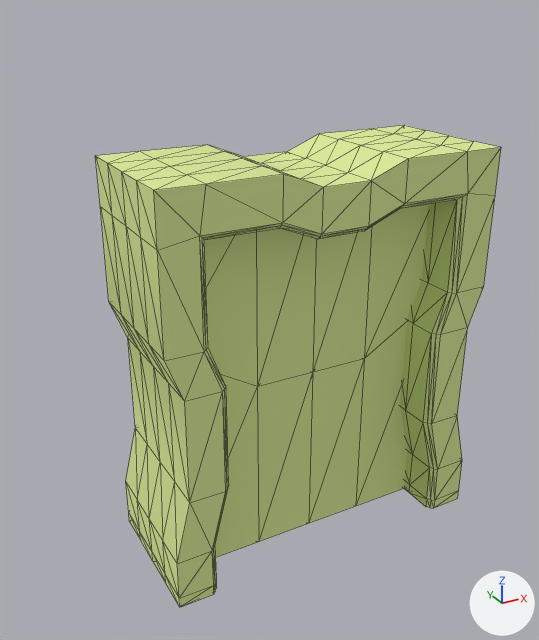
Before and after pictures for a commit that changed the FBX model Content/models/normal_door.FBX.
One viewpoint serves both versions: a camera (50 mm lens) standing at (-172.0, -316.0, 256.0) and looking at (-14.0, -30.0, 113.0). The axes (+X, +Y, +Z) are drawn at lower right. The lights are the same throughout. Mesh edges are drawn as thin lines. Where no turn or scale is listed for an object, it has been applied to the vertices. Vertices at the same position are counted once.
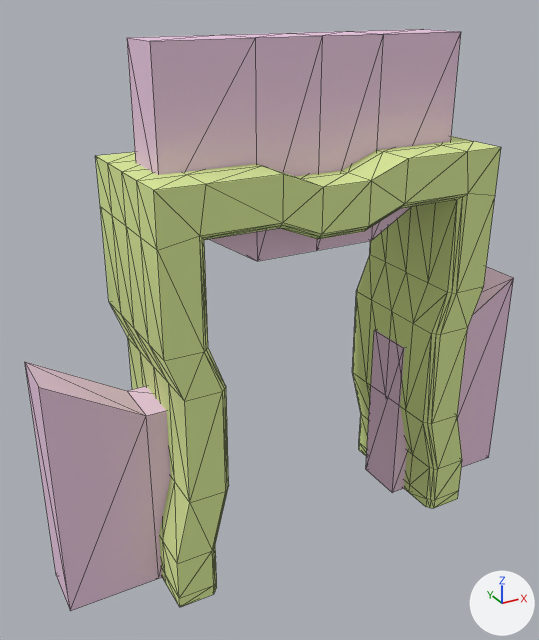
Commit message: door again

Location of each change, [x1, y1, x2, y2] in pixels of the pictures (539 x 640 px; the box of a moved part takes in the faces that stretch with it):
'Box002', reshaped (20% wider, 21% taller)
    before: [95, 125, 501, 607]
    after: [25, 29, 514, 611]
part 1 of me_mesh, moved or reshaped
    before: [204, 204, 429, 557]
    after: [25, 29, 514, 611]

The edits, one by one:
Material 'Material #73' (mat_material__73) is new.
Its base color is (0.843, 0.588, 0.773) (white #edcae4).
Its roughness is 0.859.
me_mesh is used by ob_box002; location (0.0, 0.0, 94.6).
me_mesh had 302 vertices, 616 faces and spanned x -82.0..83.0, y -69.0..0.0, z -95.0..97.0.
me_mesh now has 316 vertices, 616 faces and spans x -127.0..127.0, y -69.0..0.0, z -95.0..145.0.
Part 1, on me_mesh:
9 vertices are removed from x -72.0..72.0, y -47.0..-22.0, z -95.0..84.0.
58 faces are deleted.
8 vertices in x -72.0..72.0, y -47.0..-22.0, z 84.0 move by (0.0, 0.0, 61.0).
5 vertices in x -30.0..0.0, y -47.0..-22.0, z -95.0..-5.0 move by (-54.0, 0.0, 0.0).
3 vertices in x -72.0, y -47.0..-22.0, z -95.0..20.0 move by (-55.0, 0.0, 0.0).
3 vertices in x 72.0, y -47.0..-22.0, z -95.0..20.0 move by (55.0, 0.0, 0.0).
2 vertices move from x 30.0, y -47.0..-22.0, z -95.0 to x 84.0, y -47.0..-22.0, z -95.0.
10 vertices are added at x -127.0..84.0, y -47.0..-22.0, z -95.0..145.0.
6 new vertices lie (0.0, 0.0, -89.0) away from vertices in x -30.0..30.0, y -47.0..-22.0, z 84.0.
7 new vertices lie (0.0, 25.0, 0.0) away from vertices in x -72.0..84.0, y -47.0, z -95.0..84.0.
58 new faces join them, mat_material__73 (its picture is missing).
me_mesh now uses material mat_material__73 (its picture is missing).
